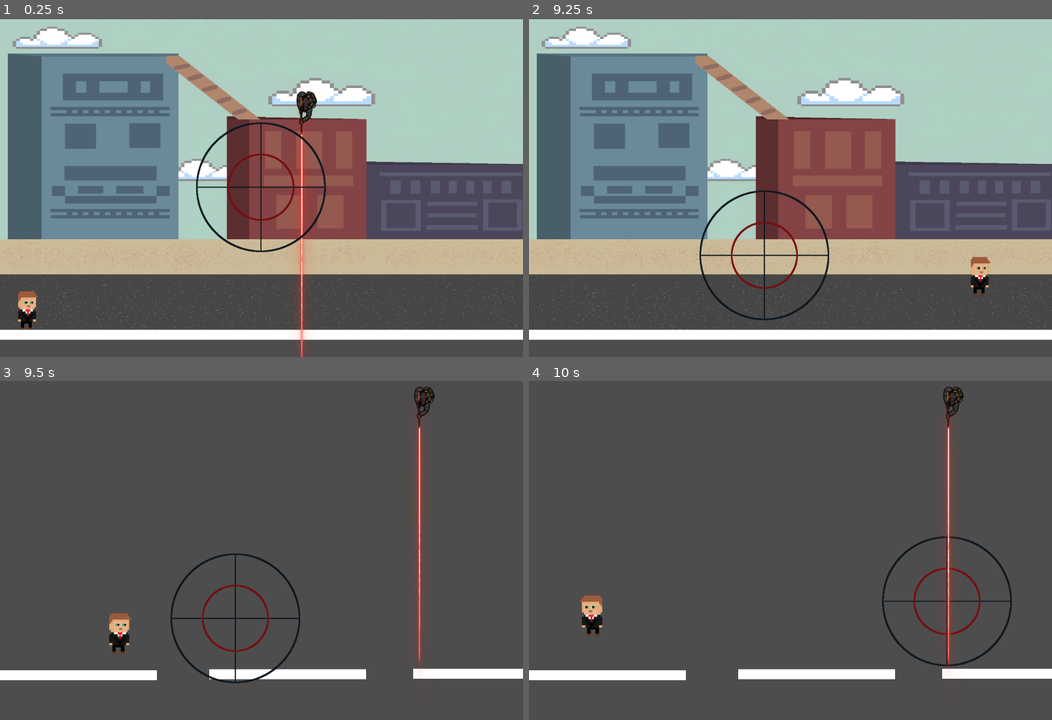
Above: before the commit, frames 1-4 (two rows, left to right).
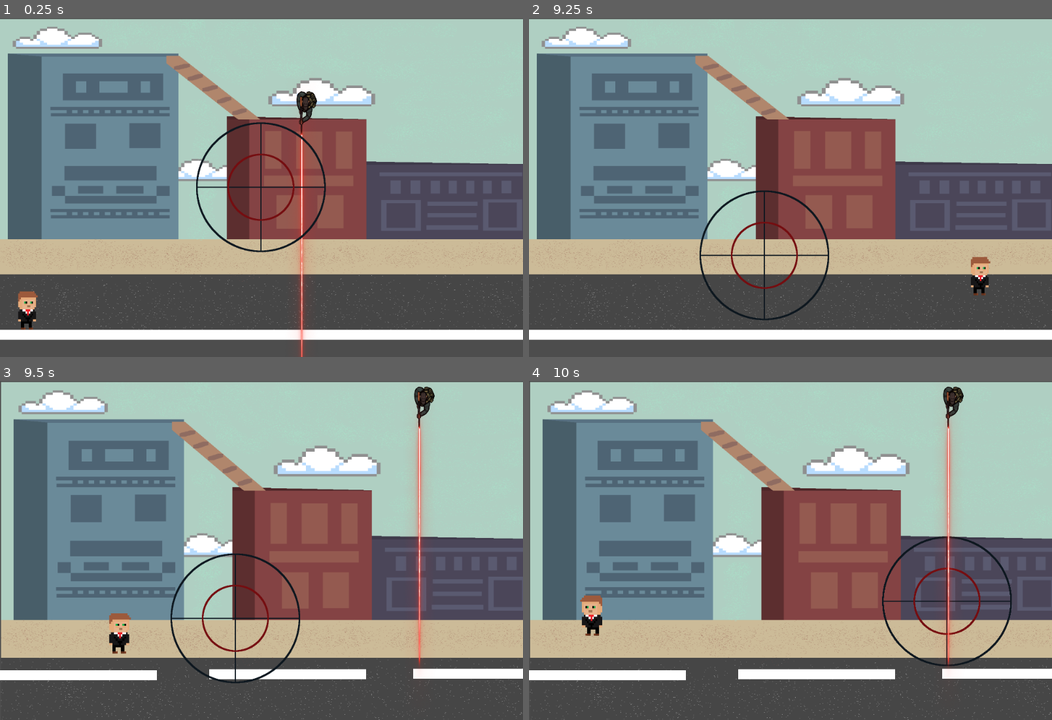
Above: after the commit, the same moments.

Repository: azsocha/Protect-the-VIP
Game: Godot game, scene res://testing.tscn
Same seed, same stepped clock (60 frames per second), same inputs: the game is played once before the commit and once after it. The engine's default icon, where the game draws it, is replaced by a stand-in: a white triangle on a blue panel in a dark square.
Inputs (mouse positions are in pixels of both pictures, inside the frame that each line leads up to):
- Up to frame 1 (0.25 s): no input
- Up to frame 2 (9.25 s): tap Enter at 0.5 s; move the mouse to (905, 170) at 0.52 s; hold Right (move_right) 0.53-2.03 s; click (905, 170) at 0.6 s; tap Space (jump) at 0.77, 1.52, 3.02, 3.77, 4.52, 6.02, 6.77, 7.52, 9.02 s; move the mouse to (685, 204) at 1.27 s; click (685, 204) at 1.35 s; move the mouse to (842, 112) at 2.02 s; hold A (move_left) 2.03-2.78 s; click (842, 112) at 2.1 s; move the mouse to (764, 255) at 2.77 s; hold Right (move_right) 2.78-4.28 s; click (764, 255) at 2.85 s; move the mouse to (947, 238) at 3.52 s; click (947, 238) at 3.6 s; move the mouse to (633, 136) at 4.27 s; hold A (move_left) 4.28-5.03 s; click (633, 136) at 4.35 s; move the mouse to (816, 187) at 5.02 s; hold Right (move_right) 5.03-5.78 s; click (816, 187) at 5.1 s; move the mouse to (712, 102) at 5.77 s; hold A (move_left) 5.78-7.28 s; click (712, 102) at 5.85 s; move the mouse to (905, 170) at 6.52 s; click (905, 170) at 6.6 s; move the mouse to (685, 204) at 7.27 s; hold Right (move_right) from 7.28 s (still down); click (685, 204) at 7.35 s; move the mouse to (842, 112) at 8.02 s; click (842, 112) at 8.1 s; move the mouse to (764, 255) at 8.77 s; click (764, 255) at 8.85 s
- Up to frame 3 (9.5 s): keep holding Right (move_right)
- Up to frame 4 (10 s): move the mouse to (947, 601) at 9.52 s; release Right (move_right) at 9.53 s; hold A (move_left) from 9.53 s (still down); click (947, 601) at 9.6 s; tap Space (jump) at 9.77 s

Frames 1-2 are identical in both runs. In frame 3, 75% of the frame differs, in the area x 0-100%, y 0-100%; in frame 4, 75%.

Commit message:
added backgrounds

Diff:
--- a/team-3-final-project/Level1.tscn
+++ b/team-3-final-project/Level1.tscn
@@ -1,6 +1,7 @@
-[gd_scene load_steps=7 format=3 uid="uid://bs13rjckuxq5f"]
+[gd_scene load_steps=8 format=3 uid="uid://bs13rjckuxq5f"]
 
 [ext_resource type="PackedScene" uid="uid://h04h3fu4rh1a" path="res://platform.tscn" id="1_82bnj"]
+[ext_resource type="Texture2D" uid="uid://bs0bkshe8rxne" path="res://Sprites/Cisc204 final background1.png" id="1_vv25m"]
 [ext_resource type="PackedScene" uid="uid://bh182bfab16i5" path="res://player.tscn" id="2_4yyxw"]
 [ext_resource type="PackedScene" uid="uid://cwv5ooc24w7rm" path="res://player_2.tscn" id="3_5ldi5"]
 [ext_resource type="PackedScene" uid="uid://b87pu37cfwaei" path="res://sniper.tscn" id="4_n34q8"]
@@ -8,6 +9,11 @@
 [ext_resource type="PackedScene" uid="uid://bn634m3hxxrv3" path="res://Goal area.tscn" id="6_2vhen"]
 
 [node name="Level 1" type="Node2D"]
+
+[node name="background" type="Sprite2D" parent="."]
+position = Vector2(519.5, 333)
+scale = Vector2(1.049, 0.664)
+texture = ExtResource("1_vv25m")
 
 [node name="platform" parent="." instance=ExtResource("1_82bnj")]
 position = Vector2(-118, 533)
--- a/team-3-final-project/Level2.tscn
+++ b/team-3-final-project/Level2.tscn
@@ -1,5 +1,6 @@
-[gd_scene load_steps=8 format=3 uid="uid://bn2jo1fssf4rs"]
+[gd_scene load_steps=9 format=3 uid="uid://bn2jo1fssf4rs"]
 
+[ext_resource type="Texture2D" uid="uid://bs0bkshe8rxne" path="res://Sprites/Cisc204 final background1.png" id="1_5kwk0"]
 [ext_resource type="PackedScene" uid="uid://h04h3fu4rh1a" path="res://platform.tscn" id="1_y4nvs"]
 [ext_resource type="PackedScene" uid="uid://bh182bfab16i5" path="res://player.tscn" id="2_c2ylu"]
 [ext_resource type="PackedScene" uid="uid://cwv5ooc24w7rm" path="res://player_2.tscn" id="3_3c4p0"]
@@ -9,6 +10,11 @@
 [ext_resource type="Script" path="res://goal_area_two.gd" id="7_ydnke"]
 
 [node name="Level 2" type="Node2D"]
+
+[node name="background" type="Sprite2D" parent="."]
+position = Vector2(522.5, 332.5)
+scale = Vector2(1.041, 0.661)
+texture = ExtResource("1_5kwk0")
 
 [node name="platform" parent="." instance=ExtResource("1_y4nvs")]
 position = Vector2(1, 554)
